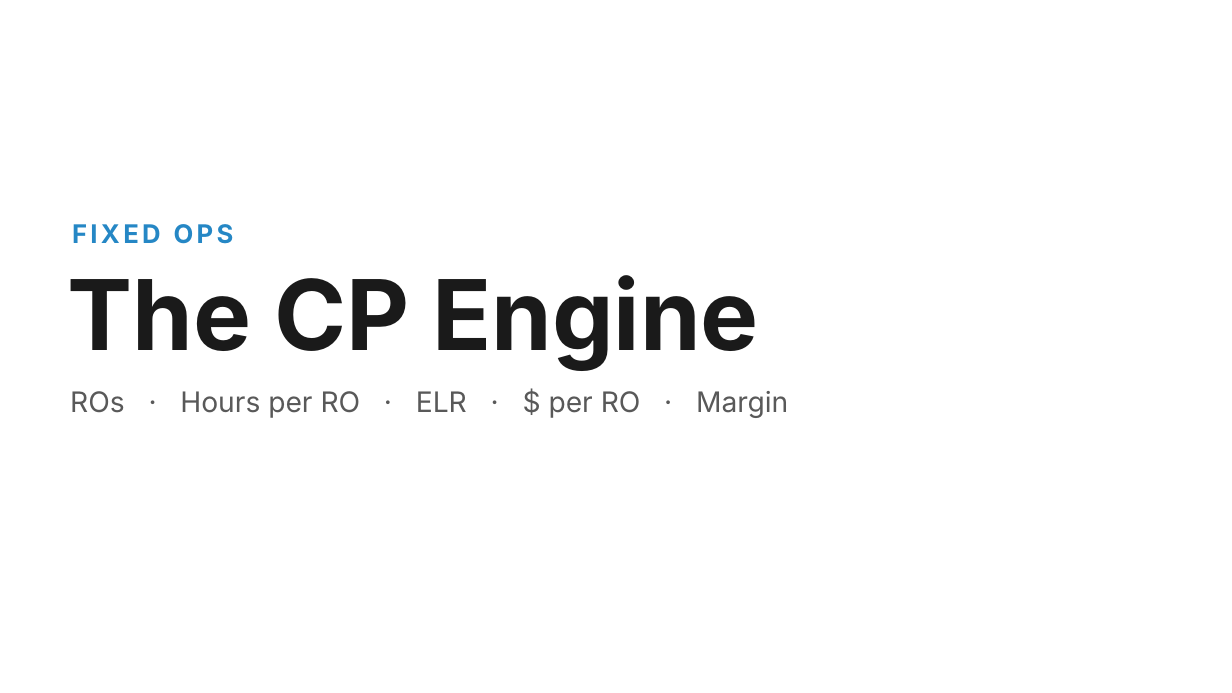
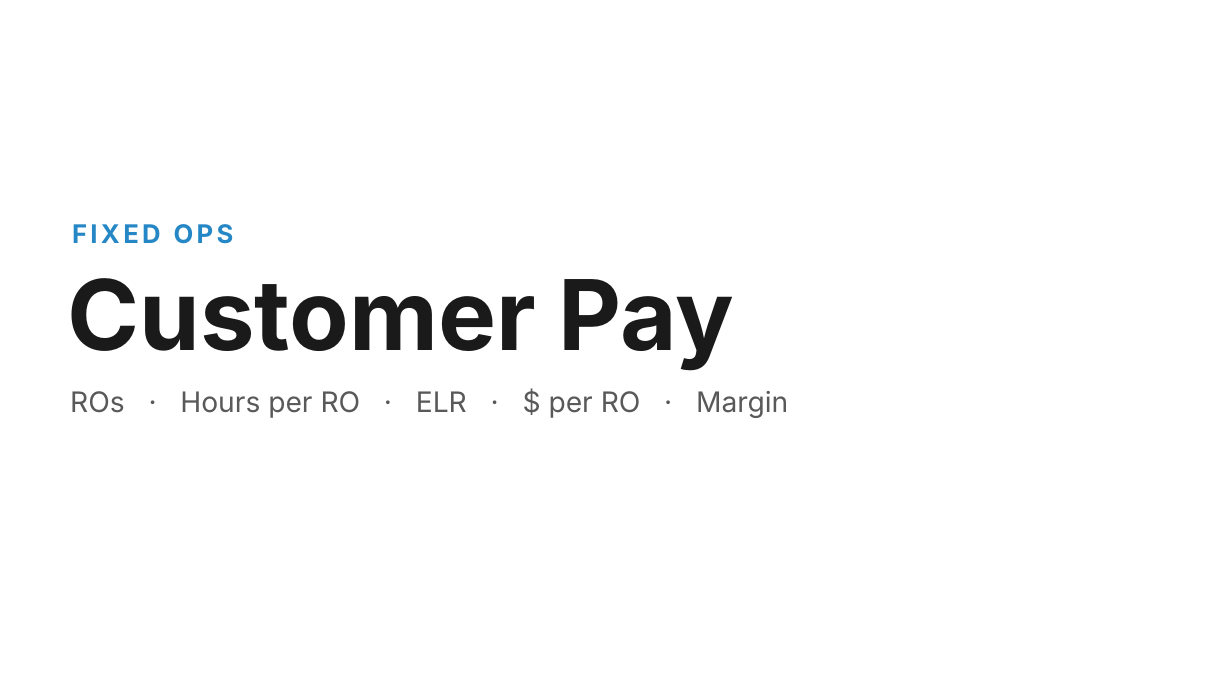
Before and after one commit to Ndresner/Noah, a slide deck: slide 1 of day2-deck/decks/The CP Engine - House Style.pptx. Drawn at 1232x693 pixels with LibreOffice and Linux fonts; fonts in the diff are those of the drawing. Boxes give left, top, right and bottom in pixels: in the first picture for what was removed or moved away, otherwise in the second. Text is boxed around its words. In the diff, an @@ line names an element or a change of style, - is before the commit and + after.

```diff
--- a/day2-deck/decks/The CP Engine - House Style.pptx
+++ b/day2-deck/decks/The CP Engine - House Style.pptx
@@ text at <box>67,278,735,371</box>: text changed @@
-The CP Engine
+Customer Pay
```
Also in this commit, not shown: 27 other slides changed, 7 slides added, 27 other files.
